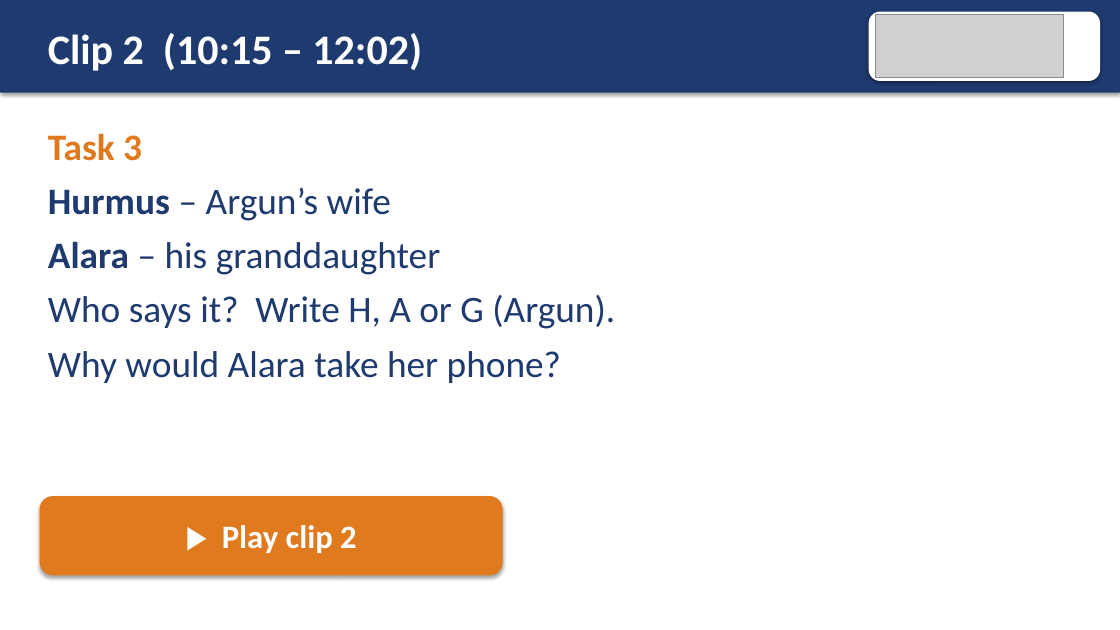
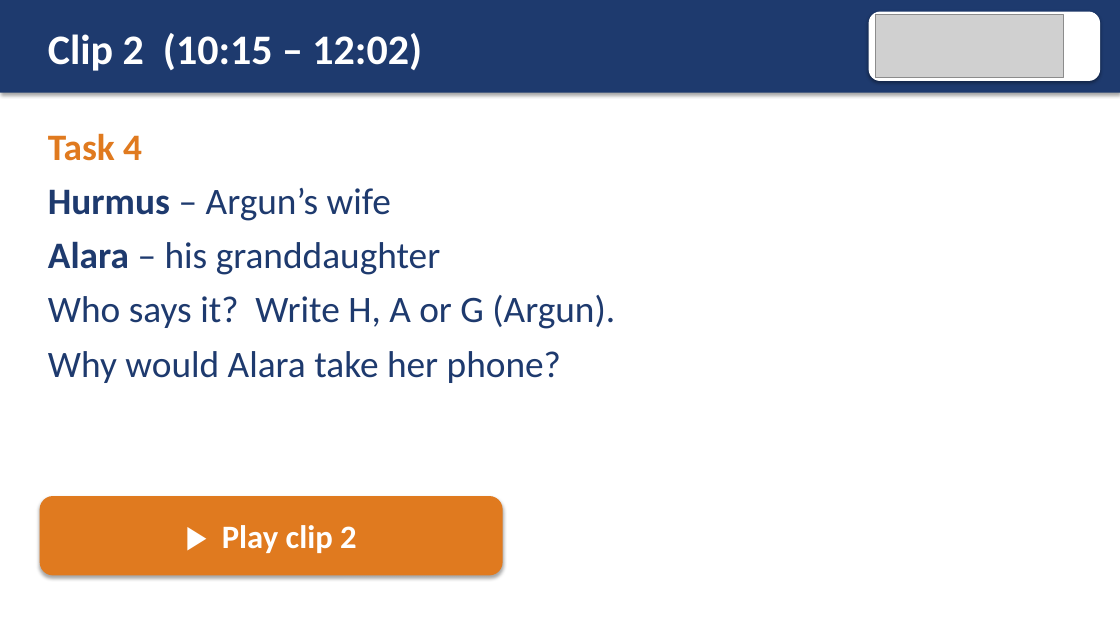
Before and after one commit to AtinWix/esol, a slide deck: slide 9 of child-migrant-stories/life-is-a-destiny/e2-e3-second-conditional-projector-slides.pptx (slide 7 before the commit). Drawn at 1120x630 pixels with LibreOffice and Linux fonts; fonts in the diff are those of the drawing; grey boxes stand for pictures. Boxes give left, top, right and bottom in pixels: in the first picture for what was removed or moved away, otherwise in the second. Text is boxed around its words. In the diff, an @@ line names an element or a change of style, - is before the commit and + after.

```diff
--- a/child-migrant-stories/life-is-a-destiny/e2-e3-second-conditional-projector-slides.pptx
+++ b/child-migrant-stories/life-is-a-destiny/e2-e3-second-conditional-projector-slides.pptx
@@ text at <box>48,133,142,161</box>: text changed @@
-Task 3
+Task 4
```
Also in this commit, not shown: 6 other slides changed, 2 slides added, 23 other files.
